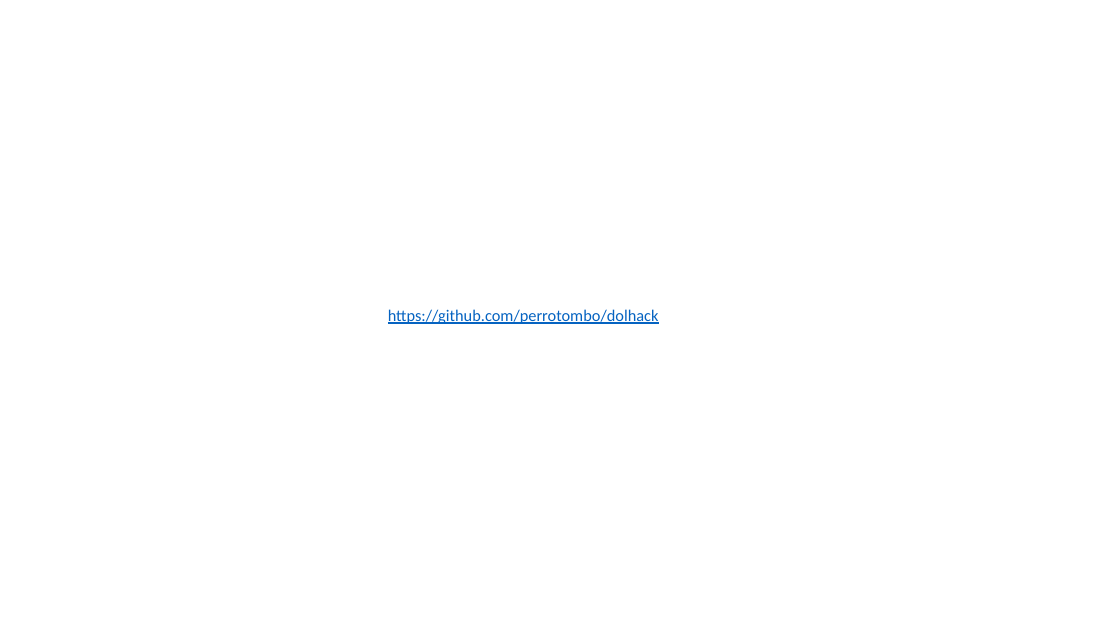
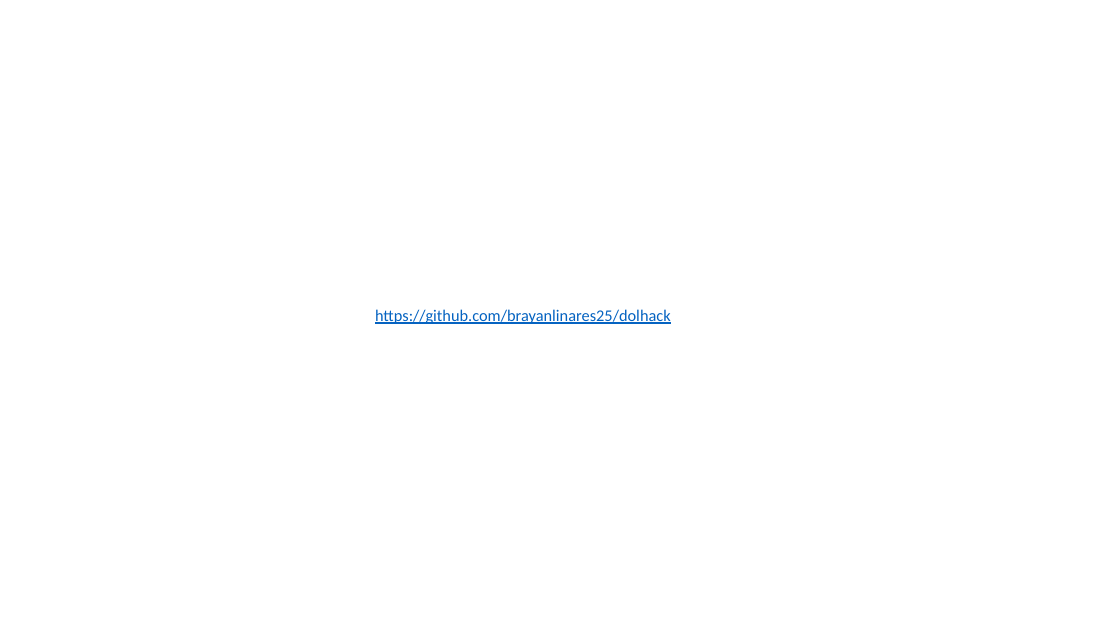
Before and after one commit to brayanlinares25/dolhack, a slide deck: slide 9 of exposición/Expo.pptx. Drawn at 1120x630 pixels with LibreOffice and Linux fonts; fonts in the diff are those of the drawing; background and template pictures are left out. Boxes give left, top, right and bottom in pixels: in the first picture for what was removed or moved away, otherwise in the second. Text is boxed around its words. In the diff, an @@ line names an element or a change of style, - is before the commit and + after.

```diff
--- a/exposición/Expo.pptx
+++ b/exposición/Expo.pptx
@@ text at (x1=375, y1=309, x2=671, y2=324): text changed @@
-https://github.com/perrotombo/dolhack
+https://github.com/brayanlinares25/dolhack
```
Also in this commit, not shown: 2 other slides changed, 1 slide added, 1 slide removed, 11 other files.
